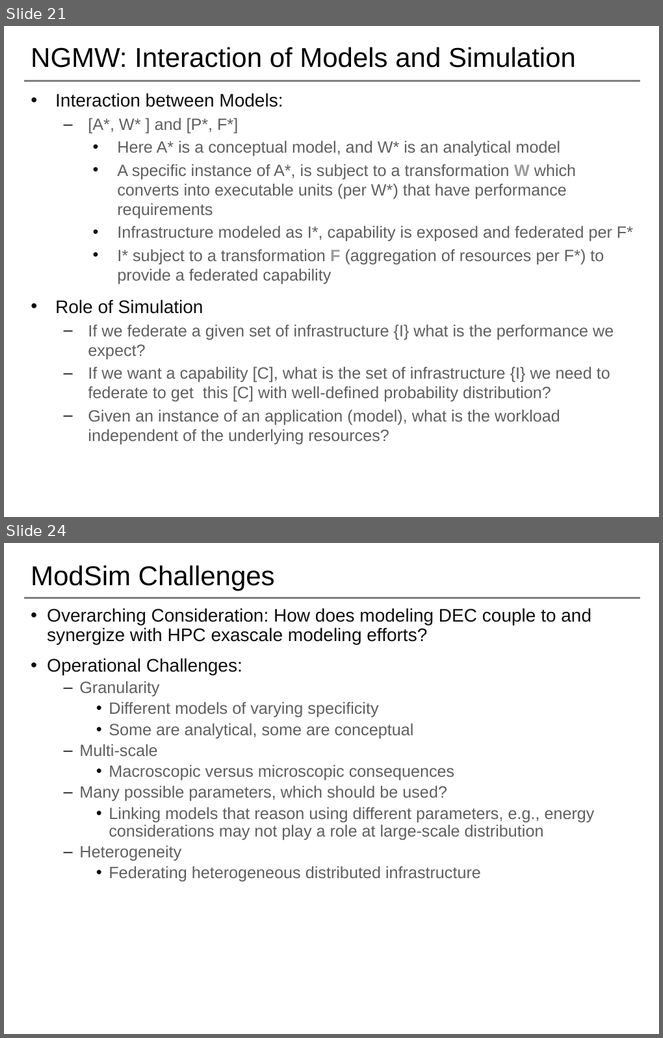
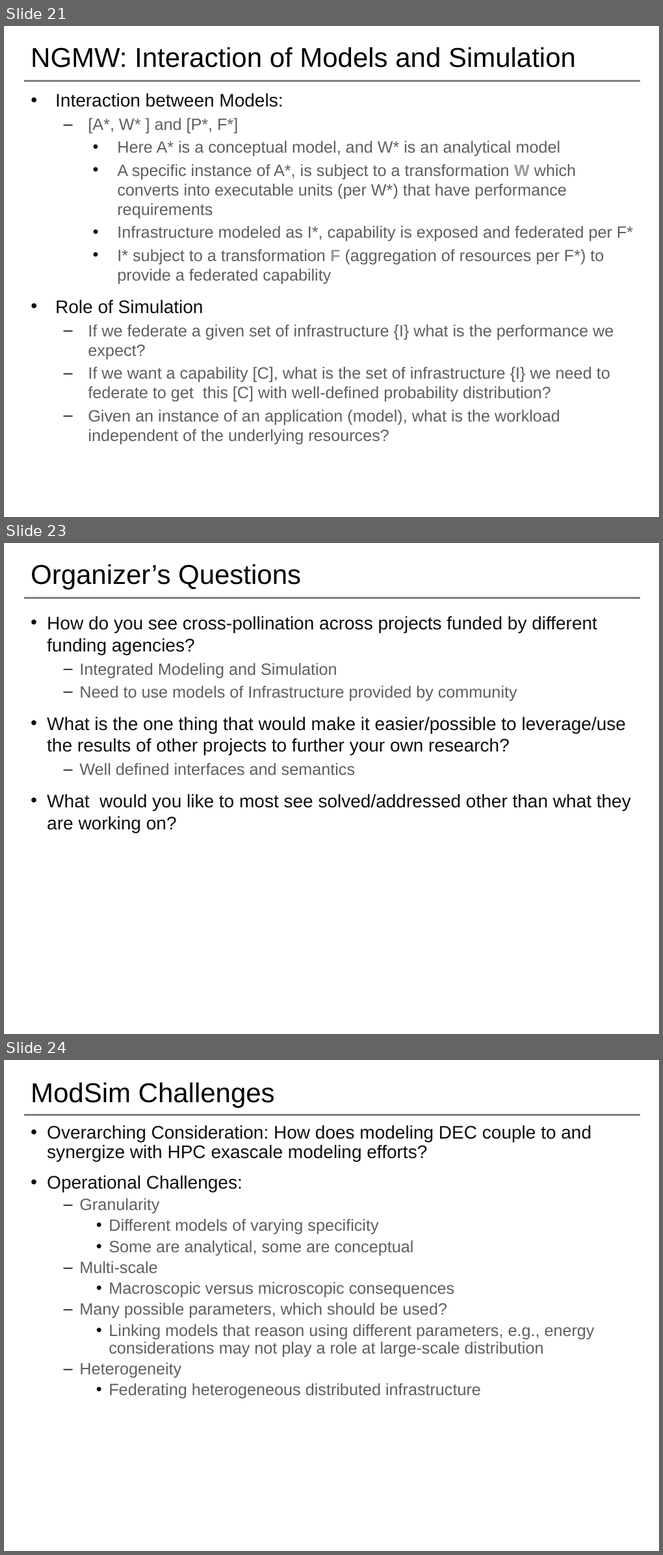
Before and after one commit to saga-project/NGMW, a slide deck: presentations/radical-modsim.pptx. Shown one above the other, each under a label of ours: slides 21 and 24 before the commit, slides 21, 23 and 24 after it; the slides between them are not shown. The pictures are 663x1038 and 663x1555 pixels, drawn with LibreOffice and Linux fonts; fonts in the diff are those of the drawing; background and template pictures are left out. Boxes give left, top, right and bottom in pixels: in the first picture for what was removed or moved away, otherwise in the second. Text is boxed around its words. In the diff, an @@ line names an element or a change of style, - is before the commit and + after.

```diff
--- a/presentations/radical-modsim.pptx
+++ b/presentations/radical-modsim.pptx
@@ slide 23 added at (4,543,659,1034), background #FFFFFF; not listed: 1 template element that a slide beside it also shows @@
@@ title added at (31,564,301,589), 30 pt, text #000000 @@
+Organizer’s Questions
@@ text added at (47,616,631,833), 20 pt, text #0D0D0D @@
+• How do you see cross-pollination across projects funded by different funding agencies?
+  – Integrated Modeling and Simulation
+  – Need to use models of Infrastructure provided by community
+• What is the one thing that would make it easier/possible to leverage/use the results of other projects to further your own research?
+  – Well defined interfaces and semantics
+• What would you like to most see solved/addressed other than what they are working on?
```
Also in this commit, not shown: 4 slides changed.
